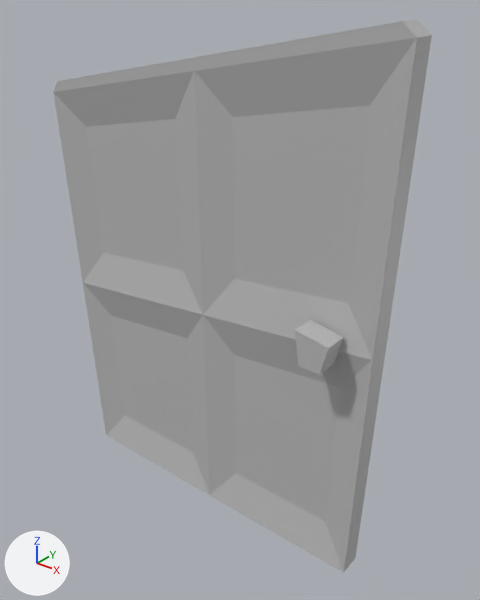
Before and after pictures for a commit that changed the FBX model Assets/Assets/door.fbx.
The view is the same before and after, from a camera (50 mm lens) standing at (4.75, -3.74, 4.43) and looking at (1.69, 0.08, 2.06). The lights are fixed; the arrows at lower left show +X, +Y and +Z. Where no turn or scale is listed for an object, it has been applied to the vertices.

Names of what the first picture shows: 'SM_door'.
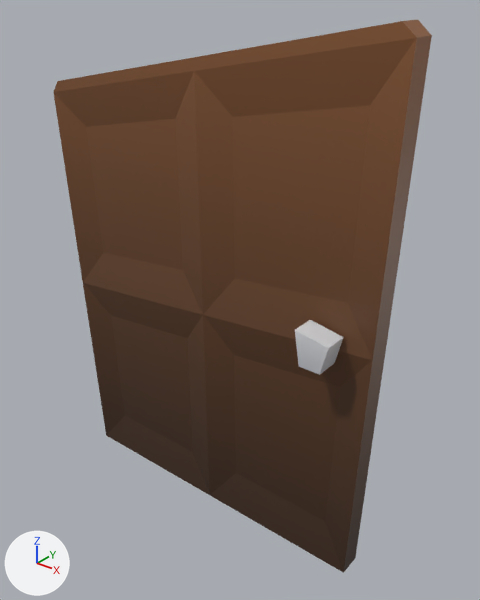
Changed parts and their boxes (x1, y1, x2, y2) in the pictures (480 x 600 px):
'SM_door', surface changed (grey to brown)
    both: (53, 20, 432, 573)

Edits to the bpy script that builds the scene:
```text
Add img_palette_muri_tga:
    img_palette_muri_tga = load_image('palette_muri.tga', 'wall/palette_muri.tga', 1024, 1024, 'sRGB')
Change mat_lambert3:
    remove mat_lambert3.base_color = (0.5, 0.5, 0.5)  # grey #bcbcbc
    add mat_lambert3.texture = img_palette_muri_tga
Change me_mesh:
    where me_mesh.from_pydata(...)  # 64 vertices, 57 faces; spans x -0.22..3.07, y -0.3..0.1, z 0.0..4.21
    used by ob_sm_door; location = (0.0, 0.0, 0.0)
    me_mesh part 1: texture (UV) coordinates of 57 of 57 faces, centred in x -0.18..3.04, y -0.3..0.1, z 0.17..4.17, changed; they spanned u 0.12..0.88, v 0.0..1.0 and now span u 0.72..0.94, v 0.05..0.94
```
